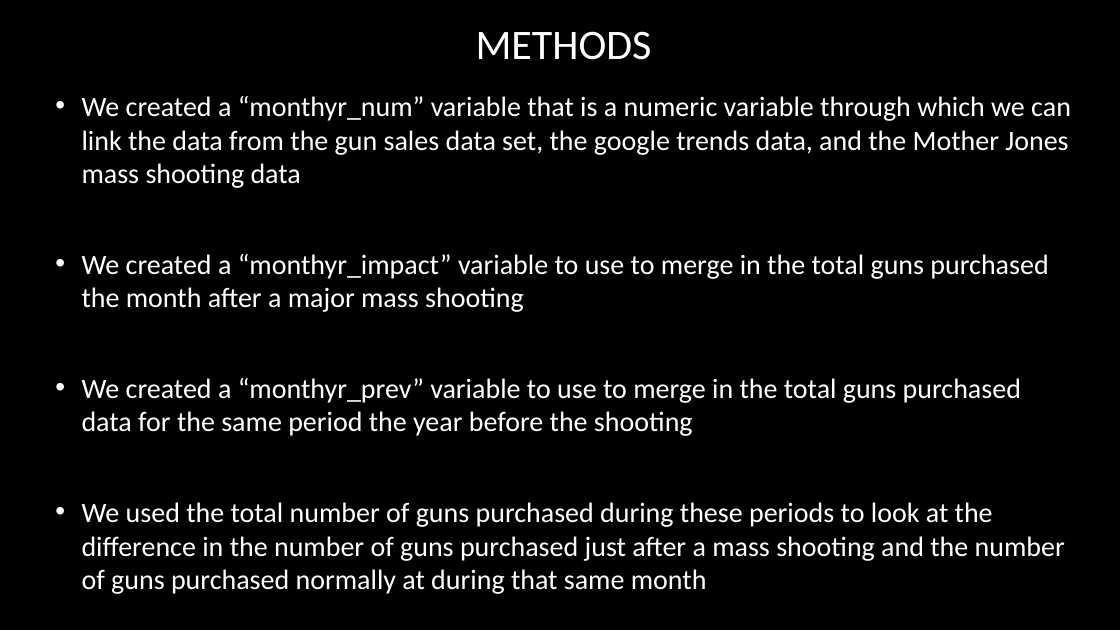
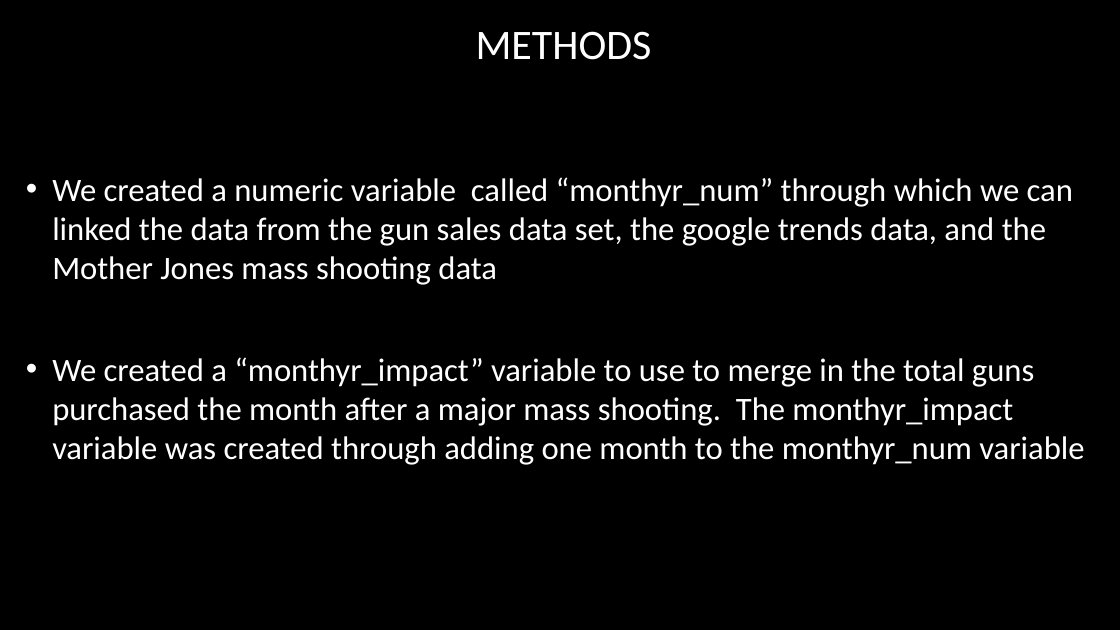
Before and after one commit to tmartinez52/Driving-Gun-Sales, a slide deck: slide 23 of Data Merged/Mass Shooting and Gun purchases in U.S.A .pptx (slide 22 before the commit). Drawn at 1120x630 pixels with LibreOffice and Linux fonts; fonts in the diff are those of the drawing; background and template pictures are left out. Boxes give left, top, right and bottom in pixels: in the first picture for what was removed or moved away, otherwise in the second. Text is boxed around its words. In the diff, an @@ line names an element or a change of style, - is before the commit and + after.

```diff
--- a/Data Merged/Mass Shooting and Gun purchases in U.S.A .pptx
+++ b/Data Merged/Mass Shooting and Gun purchases in U.S.A .pptx
@@ text at (52,177,1084,465): text changed; size 24 to 28 pt @@
-• We created a “monthyr_num” variable that is a numeric variable through which we can link the data from the gun sales data set, the google trends data, and the Mother Jones mass shooting data
-• We created a “monthyr_impact” variable to use to merge in the total guns purchased the month after a major mass shooting
-• We created a “monthyr_prev” variable to use to merge in the total guns purchased data for the same period the year before the shooting
-• We used the total number of guns purchased during these periods to look at the difference in the number of guns purchased just after a mass shooting and the number of guns purchased normally at during that same month
+• We created a numeric variable called “monthyr_num” through which we can linked the data from the gun sales data set, the google trends data, and the Mother Jones mass shooting data
+• We created a “monthyr_impact” variable to use to merge in the total guns purchased the month after a major mass shooting. The monthyr_impact variable was created through adding one month to the monthyr_num variable
```
Also in this commit, not shown: 7 other slides changed, 4 slides added, 1 other file.
